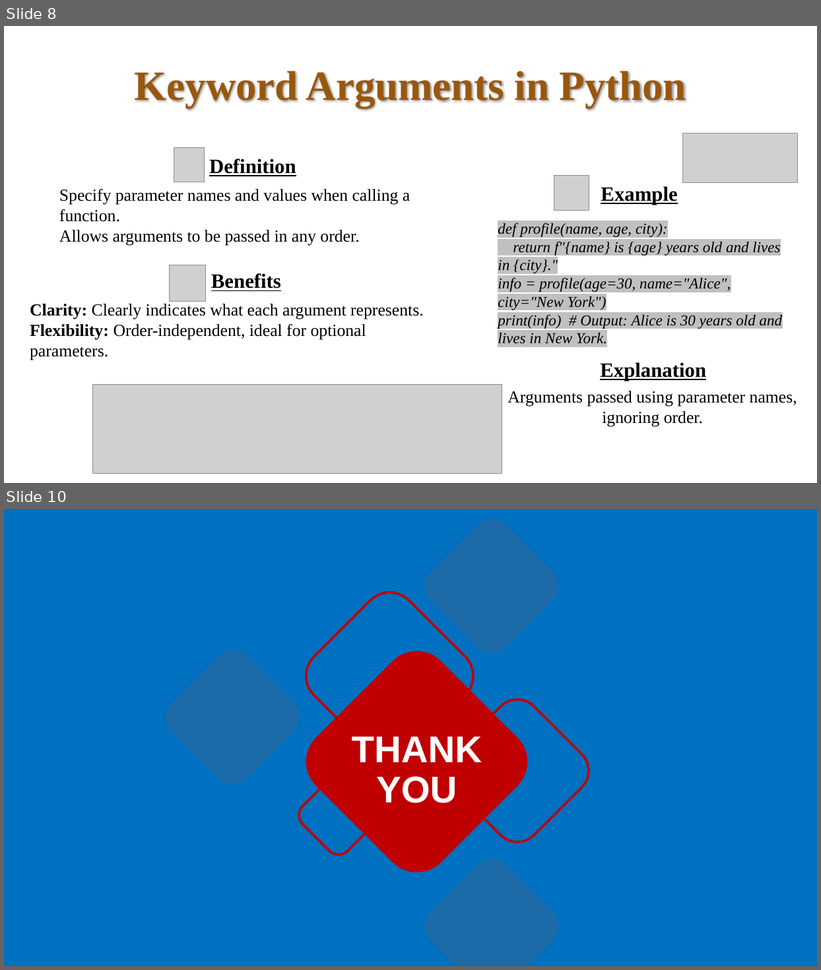
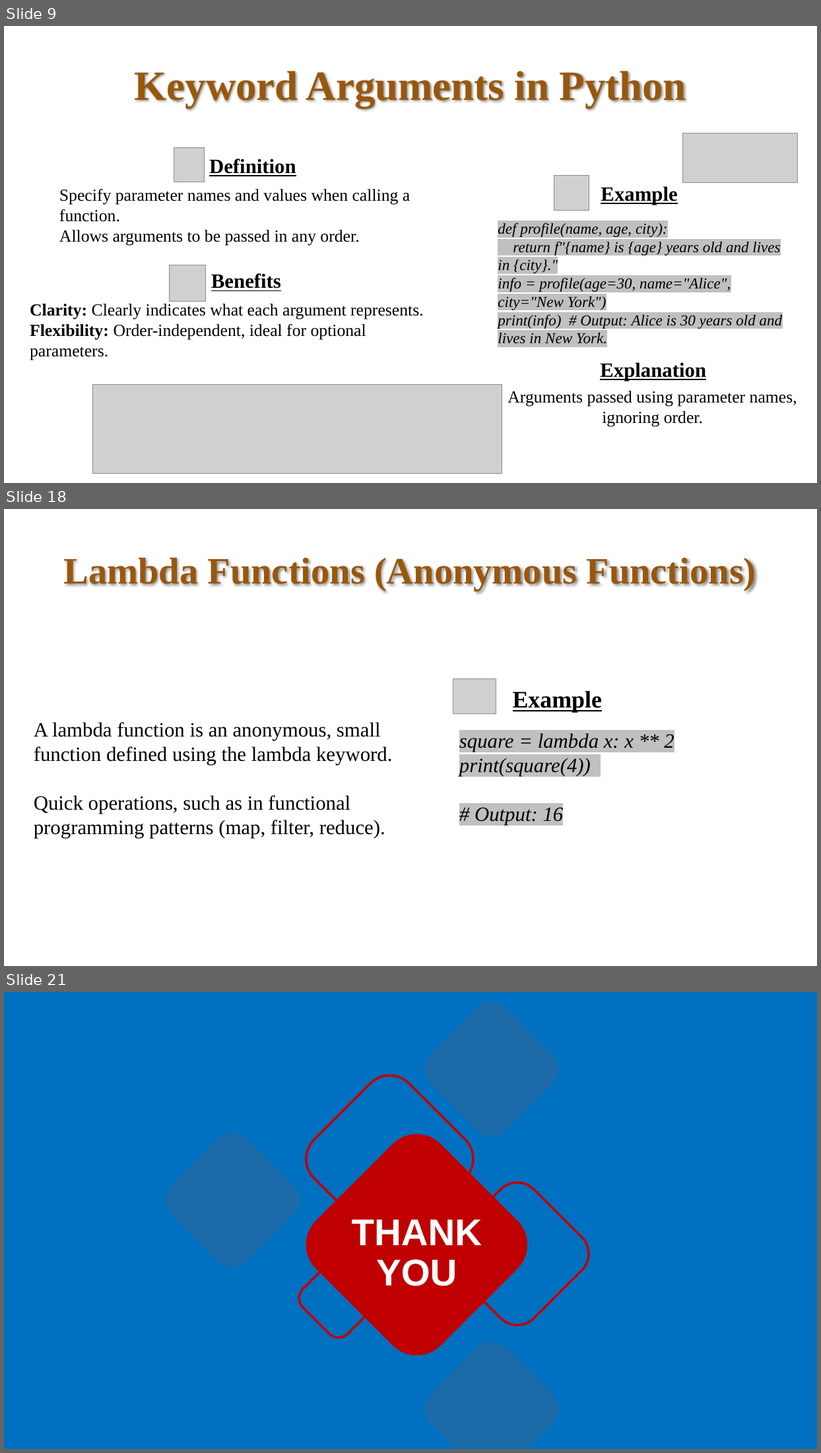
Before and after one commit to bahadurCorvit/Advance_Python, a slide deck: lectures/Lec7.pptx. Shown one above the other, each under a label of ours: slides 8 and 10 before the commit, slides 9, 18 and 21 after it; the slides between them are not shown. The pictures are 821x970 and 821x1453 pixels, drawn with LibreOffice and Linux fonts; fonts in the diff are those of the drawing; grey boxes stand for pictures. Boxes give left, top, right and bottom in pixels: in the first picture for what was removed or moved away, otherwise in the second. Text is boxed around its words. In the diff, an @@ line names an element or a change of style, - is before the commit and + after.

```diff
--- a/lectures/Lec7.pptx
+++ b/lectures/Lec7.pptx
@@ slide 18 added at (4,509,817,966), background #FFFFFF @@
@@ title added at (64,558,756,591), 44 pt, text #99570C, bold @@
+Lambda Functions (Anonymous Functions)
@@ picture added at (453,679,496,714) @@
@@ text added at (513,691,603,713), 28 pt, text #000000, bold, underline @@
+Example
@@ text added at (34,722,392,838), 24 pt, text #000000 @@
+A lambda function is an anonymous, small function defined using the lambda keyword.
+Quick operations, such as in functional programming patterns (map, filter, reduce).
@@ text added at (459,733,674,825), 24 pt, text #000000, italic @@
+square = lambda x: x ** 2
+print(square(4))
+# Output: 16
@@ what was slide 8 is now slide 9 @@
@@ what was slide 10 is now slide 21 @@
```
Also in this commit, not shown: 1 slide changed, 10 other slides added, 6 other files.
